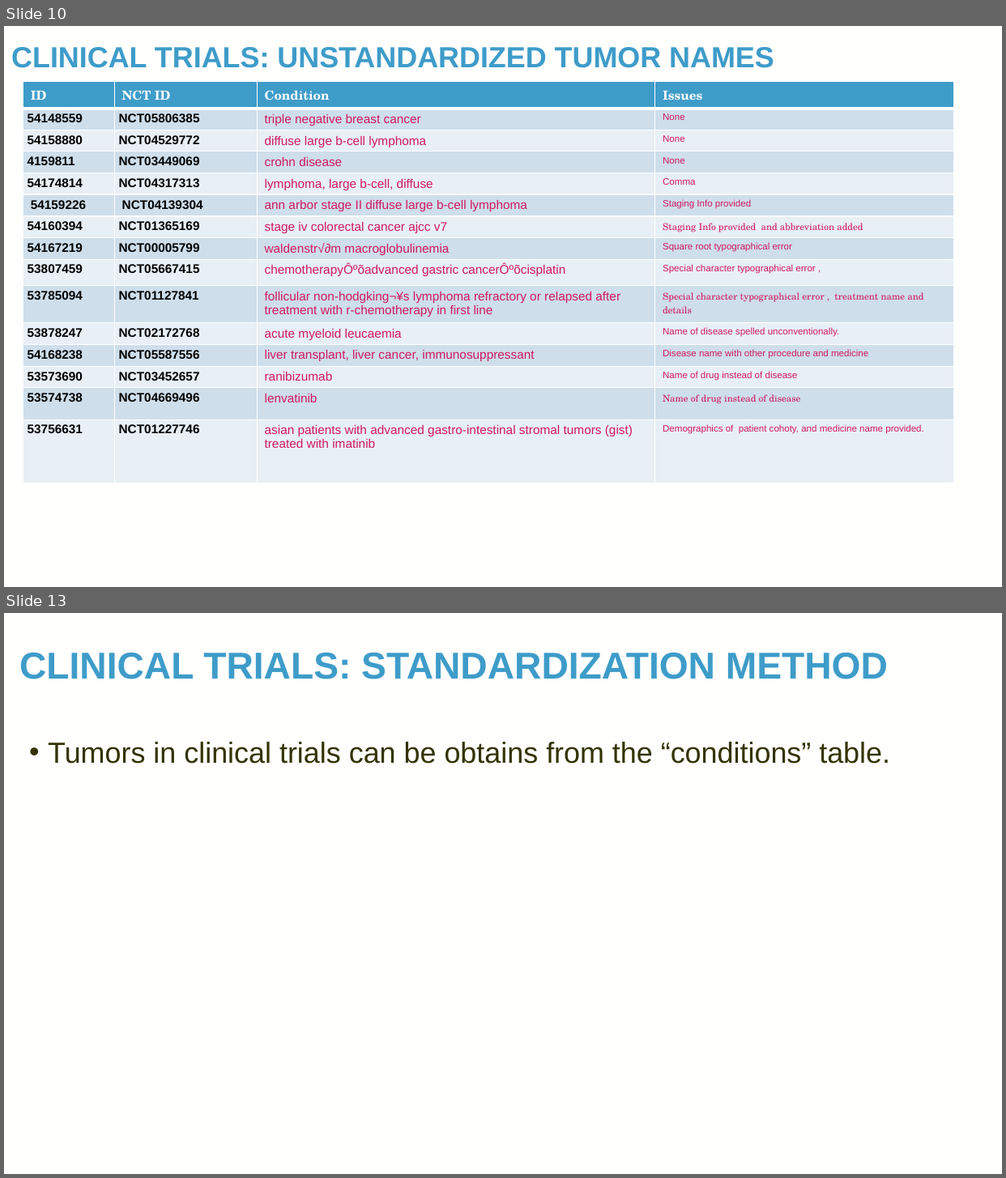
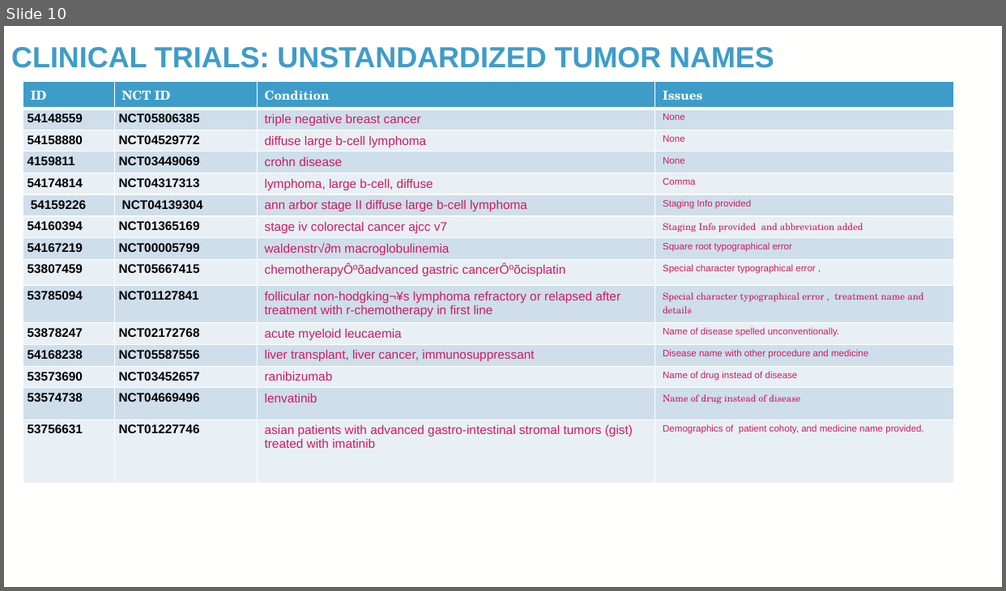
Before and after one commit to TaylorResearchLab/CANTOS, a slide deck: presentations/BIG_2024.pptx. Shown one above the other, each under a label of ours: slides 10 and 13 before the commit, slide 10 after it; the slides between them are not shown. The pictures are 1006x1178 and 1006x591 pixels, drawn with LibreOffice and Linux fonts; fonts in the diff are those of the drawing; background and template pictures are left out. Boxes give left, top, right and bottom in pixels: in the first picture for what was removed or moved away, otherwise in the second. Text is boxed around its words. In the diff, an @@ line names an element or a change of style, - is before the commit and + after.

```diff
--- a/presentations/BIG_2024.pptx
+++ b/presentations/BIG_2024.pptx
@@ slide 13 removed at (x1=4, y1=613, x2=1002, y2=1174), background picture (left out) @@
@@ title removed at (x1=19, y1=652, x2=888, y2=679) @@
-CLINICAL TRIALS: STANDARDIZATION METHOD
@@ text removed at (x1=48, y1=742, x2=890, y2=764) @@
-• Tumors in clinical trials can be obtains from the “conditions” table.
@@ page number removed at (x1=931, y1=1133, x2=977, y2=1163) @@
-13
```
Also in this commit, not shown: 1 slide changed, 6 slides added, 1 other slide removed.
